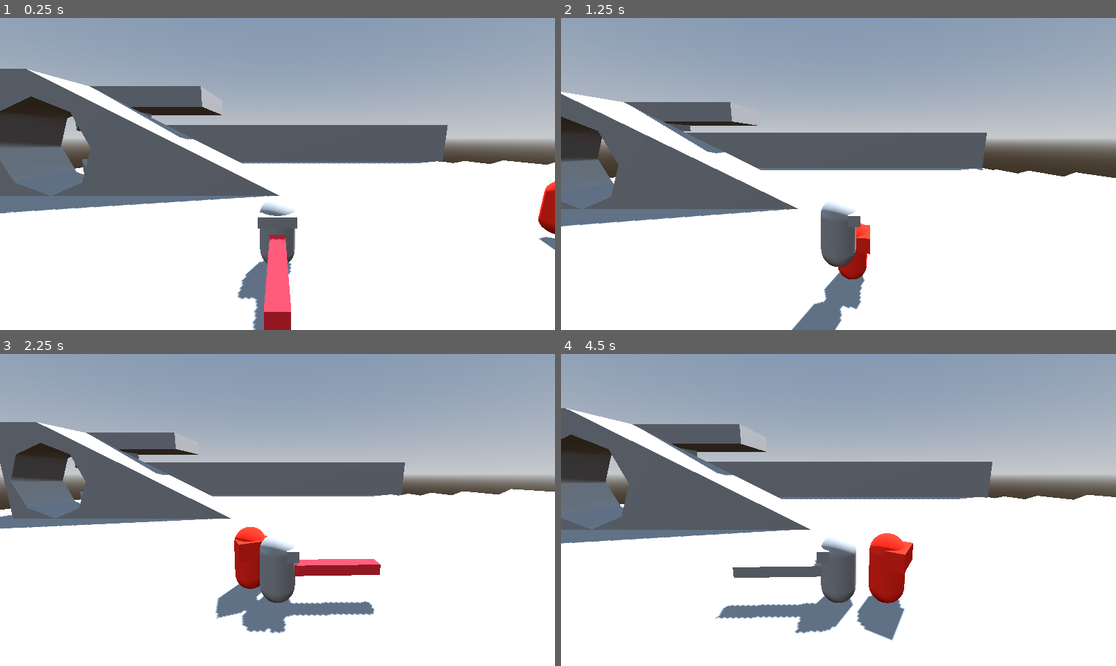
Above: before the commit, frames 1-4 (two rows, left to right).
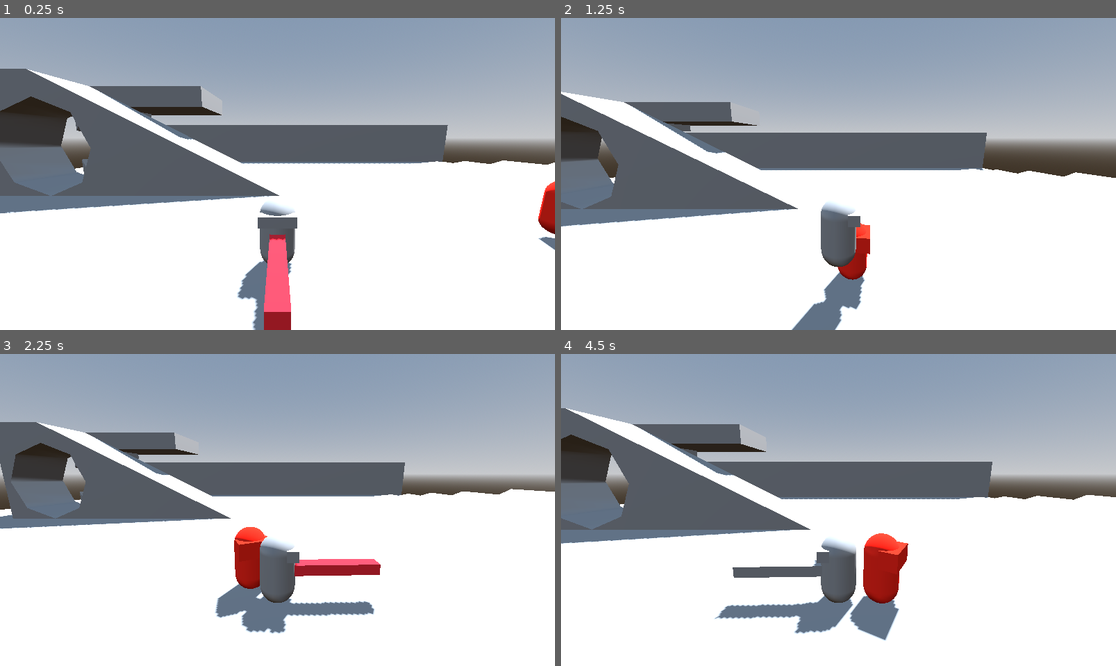
Above: after the commit, the same moments.

Repository: hhhhhhhh1233/BubbleGameJam
Game: Godot game, scene res://test_level.tscn
Two runs of this game, one before a commit and one after it. Both use one fixed random seed, a clock stepped at 60 frames per second and the inputs below.
Inputs (mouse positions are in pixels of both pictures, inside the frame that each line leads up to):
- Up to frame 1 (0.25 s): no input
- Up to frame 2 (1.25 s): move the mouse to (960, 158) at 0.52 s; hold D (right) from 0.53 s (still down); right-click (960, 158) at 0.6 s; tap Space (jump) at 0.77 s
- Up to frame 3 (2.25 s): move the mouse to (166, 525) at 1.27 s; release D (right) at 1.28 s; hold S (back) 1.28-2.03 s; click (166, 525) at 1.35 s; tap Space (jump) at 1.52 s; move the mouse to (333, 441) at 2.02 s; hold D (right) from 2.03 s (still down); right-click (333, 441) at 2.1 s
- Up to frame 4 (4.5 s): move the mouse to (810, 572) at 2.77 s; release D (right) at 2.78 s; hold W (forward) 2.78-3.53 s; click (810, 572) at 2.85 s; tap Space (jump) at 3.02, 3.77 s; move the mouse to (1005, 556) at 3.52 s; hold A (left) from 3.53 s (still down); right-click (1005, 556) at 3.6 s; move the mouse to (672, 463) at 4.27 s; click (672, 463) at 4.35 s

Frame 1 is identical in both runs. In frame 2, less than 0.1% of the frame differs, in the area x 0-94%, y 26-95%; in frame 3, less than 0.1%; in frame 4, 1.0%, in the area x 0-100%, y 17-92%.

Commit message:
FEAT: Change enemy hitbox to capsule

Diff:
--- a/Enemy.tscn
+++ b/Enemy.tscn
@@ -3,7 +3,7 @@
 [ext_resource type="Script" path="res://Enemy.gd" id="1_u1mr4"]
 [ext_resource type="Script" path="res://EnemyNavigation.gd" id="2_43a8a"]
 
-[sub_resource type="CylinderShape3D" id="CylinderShape3D_au02y"]
+[sub_resource type="CapsuleShape3D" id="CapsuleShape3D_8fg43"]
 
 [sub_resource type="StandardMaterial3D" id="StandardMaterial3D_6ws61"]
 albedo_color = Color(1, 0.129412, 0, 1)
@@ -25,12 +25,12 @@
 script = ExtResource("1_u1mr4")
 
 [node name="BodyCollision" type="CollisionShape3D" parent="."]
-shape = SubResource("CylinderShape3D_au02y")
+shape = SubResource("CapsuleShape3D_8fg43")
 
 [node name="Body" type="MeshInstance3D" parent="."]
 mesh = SubResource("CapsuleMesh_w07p4")
 
-[node name="CollisionShape3D" type="MeshInstance3D" parent="Body"]
+[node name="Head" type="MeshInstance3D" parent="Body"]
 transform = Transform3D(1, 0, 0, 0, 0.5, 0, 0, 0, 0.5, 0, 0.442267, 0.332674)
 mesh = SubResource("BoxMesh_lk1y2")
 
